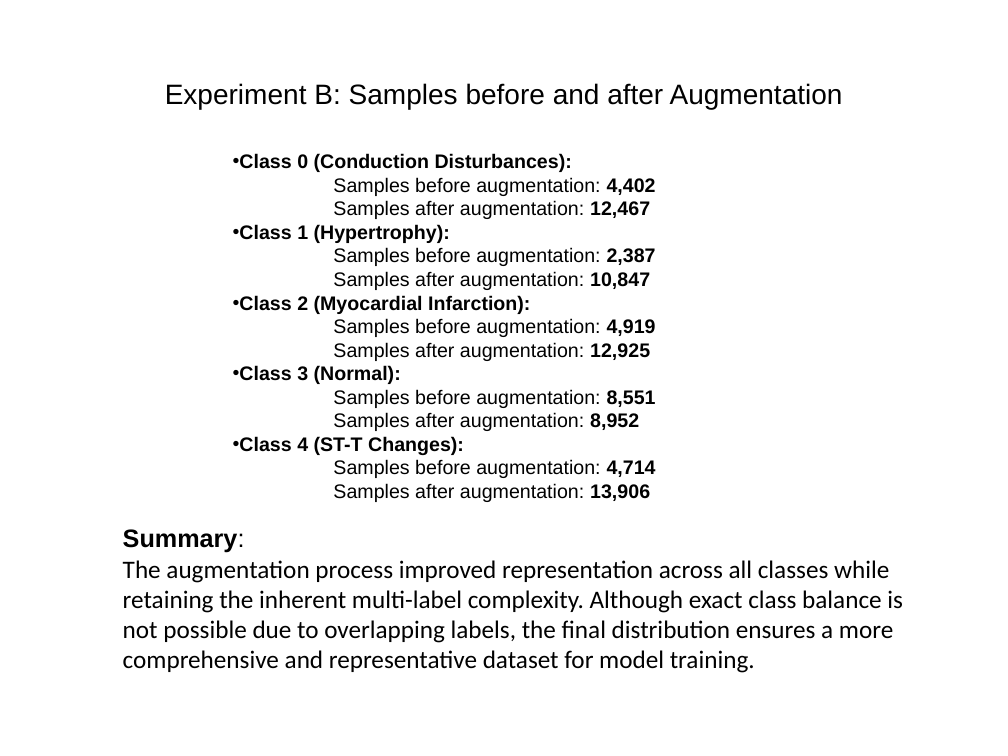
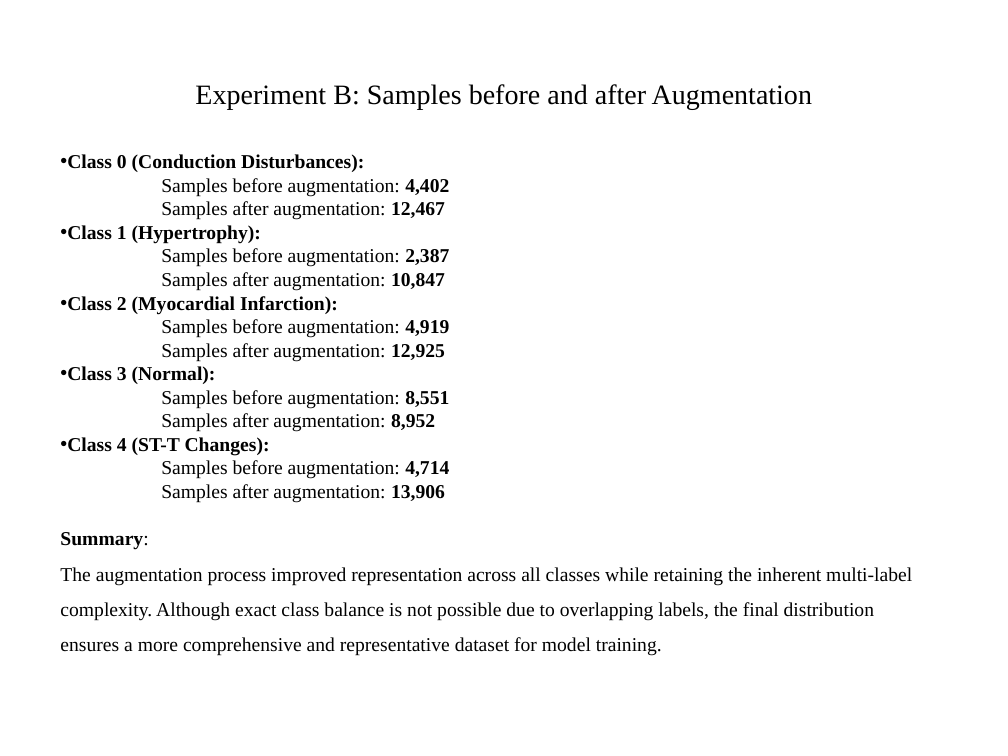
Before and after one commit to nikil1506/Thesis-Work, a slide deck: slide 10 of Presentation.pptx (slide 7 before the commit). Drawn at 1008x756 pixels with LibreOffice and Linux fonts; fonts in the diff are those of the drawing. Boxes give left, top, right and bottom in pixels: in the first picture for what was removed or moved away, otherwise in the second. Text is boxed around its words. In the diff, an @@ line names an element or a change of style, - is before the commit and + after.

```diff
--- a/Presentation.pptx
+++ b/Presentation.pptx
@@ title "Experiment B: Samples before and ..." at box(195, 84, 812, 110): font Arial to Times New Roman @@
@@ text "Class 0 (Conduction Disturbances): Samples ..." at box(67, 154, 449, 503): font Arial to Times New Roman @@
@@ text "Class 0 (Conduction Disturbances): Samples ...": place and size @@
-text "Class 0 (Conduction Disturbances): Samples ..." at box(239, 153, 656, 502)
+text "Class 0 (Conduction Disturbances): Samples ..." at box(67, 154, 449, 503)
@@ text "Summary: The augmentation process improved ...": place and size @@
-text "Summary: The augmentation process improved ..." at box(123, 529, 903, 673)
+text "Summary: The augmentation process improved ..." at box(60, 532, 912, 656)
@@ text "Summary: The augmentation process improved ..." at box(60, 532, 912, 656): size 18 to 14 pt, font Calibri to Times New Roman; font Arial to Times New Roman in "Summary:"; line spacing 1 to 1.5 @@
```
Also in this commit, not shown: 29 other slides changed, 6 slides added, 1 slide removed.
